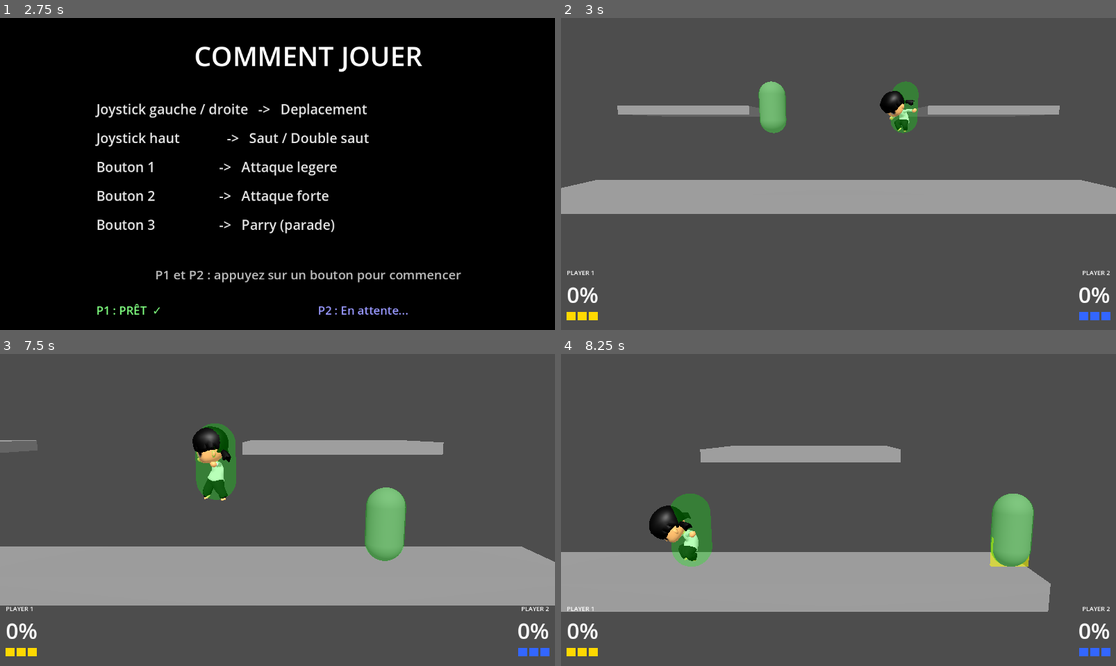
Above: before the commit, frames 1-4 (two rows, left to right).
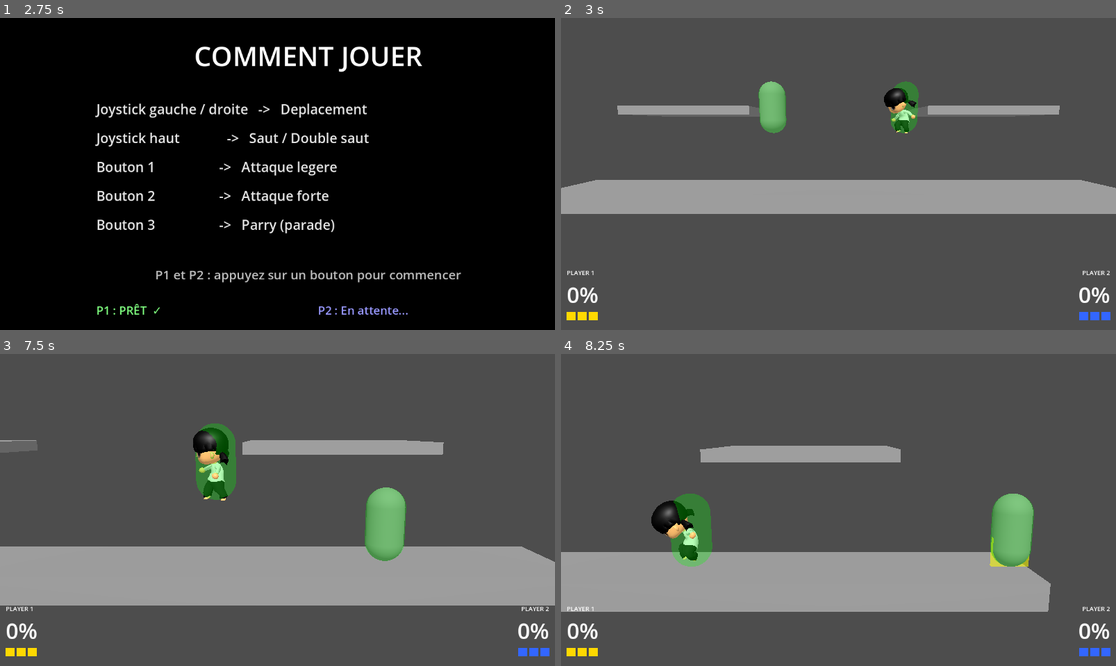
Above: after the commit, the same moments.

Repository: jesuisviko/SmashArcade
Game: Godot game, scene res://scenes/ui/how_to_play.tscn
Same seed, same stepped clock (60 frames per second), same inputs: the game is played once before the commit and once after it. This scene is started directly instead of the project's main scene.
Inputs:
- Up to frame 1 (2.75 s): tap Enter at 0.5, 2 s; hold W (p1_up) 0.53-2.03 s; tap E (p1_attack_light) at 0.6 s; tap Space (p1_parry) at 1.25, 2.1 s; tap R (p1_attack_strong) at 1.35 s; hold A (p1_left) from 2.03 s (still down)
- Up to frame 2 (3 s): keep holding A (p1_left); tap Space (p1_parry) at 2.75 s; tap Keypad 1 (p2_attack_light) at 2.85 s
- Up to frame 3 (7.5 s): release A (p1_left) at 3.53 s; hold S (p1_down) 3.53-4.28 s; tap one key every 0.75 s from 3.6 s: Keypad 2 (p2_attack_strong) Down (p2_down) Left (p2_left) Keypad 0 (p2_parry) Right (p2_right) Up (p2_up); hold D (p1_right) 4.28-5.03 s; hold W (p1_up) 5.03-5.78 s; hold D (p1_right) from 5.78 s (still down)
- Up to frame 4 (8.25 s): release D (p1_right) at 8.03 s; hold S (p1_down) from 8.03 s (still down); tap E (p1_attack_light) at 8.1 s

Frame 1 is identical in both runs. In frame 2, 0.3% of the frame differs, in the area x 57-65%, y 22-37%; in frame 3, 0.3%; in frame 4, 0.5%, in the area x 15-25%, y 46-67%.

Commit message:
QOL : animations
transition plus fluide entre les animations, et retournement forcé quand input inverse. plus de bloquage si on ne se retourne pas assez longtemps

Diff:
--- a/scripts/characters/base_character.gd
+++ b/scripts/characters/base_character.gd
@@ -35,6 +35,8 @@
 var _model_node      : Node3D = null
 
 var _up_was_pressed  : bool  = false
+var _turn_timer            : float = 0.0   # pivot auto en cours — verrouille la direction
+var _turn_target_direction : float = 0.0   # direction cible du pivot (sign)
 var _air_up_used     : bool  = false   # un seul ATTACK_AIR_UP avant de retoucher le sol
 var _air_down_used   : bool  = false   # un seul ATTACK_AIR_DOWN avant de retoucher le sol
 var _attack_timer    : float = 0.0
@@ -208,6 +210,9 @@
 
 	if _soft_drop_timer > 0.0:
 		_soft_drop_timer -= delta
+
+	if _turn_timer > 0.0:
+		_turn_timer -= delta
 
 	# Délai avant activation de la hitbox
 	if _hit_delay_timer > 0.0:
@@ -542,7 +547,20 @@
 		_up_was_pressed = input["up"]
 		return
 
-	var dir          := int(input["right"]) - int(input["left"])
+	var raw_dir := int(input["right"]) - int(input["left"])   # input brut : touche tenue ?
+	var dir     := raw_dir
+
+	# Retournement auto : on demande la direction opposée au facing courant.
+	if _turn_timer <= 0.0 and raw_dir != 0 and sign(raw_dir) != sign(facing_direction):
+		_turn_timer            = 0.2
+		_turn_target_direction = float(sign(raw_dir))
+
+	# Pendant le pivot : facing/rotation visent toujours la cible ; le déplacement
+	# horizontal n'a lieu que si la touche est maintenue (sinon décélération sur place).
+	var turning := _turn_timer > 0.0
+	if turning:
+		dir = int(_turn_target_direction)
+
 	var target_speed := float(dir) * char_speed
 	if _knockback_momentum > 0.0:
 		var resistance  : float = clamp(_knockback_momentum / char_speed, 0.5, 8.0)
@@ -552,13 +570,16 @@
 		_knockback_momentum = lerp(_knockback_momentum, 0.0, decay_rate)
 		if _knockback_momentum < 0.1:
 			_knockback_momentum = 0.0
+	elif turning and raw_dir == 0:
+		# Pivot visuel en cours mais touche relâchée → décélération sur place
+		velocity.x = lerp(velocity.x, 0.0, 0.3)
 	else:
 		var accel := 12.0 if dir != 0 else 20.0
 		var changing_dir := dir != 0 and ((dir > 0 and velocity.x < 0.0) or (dir < 0 and velocity.x > 0.0))
 		velocity.x = lerp(velocity.x, target_speed, accel * (0.8 if changing_dir else 1.0) * delta)
-	if input["right"]:
+	if dir > 0:
 		facing_direction = 1.0
-	elif input["left"]:
+	elif dir < 0:
 		facing_direction = -1.0
 	if _model_node and dir != 0:
 		var target_rot := -PI / 2 if facing_direction == -1.0 else PI / 2
--- a/scripts/characters/char_01.gd
+++ b/scripts/characters/char_01.gd
@@ -170,14 +170,12 @@
 	if target_anim in LOOP_LINEAR_ANIMS and _anim_player.has_animation(target_anim):
 		_anim_player.get_animation(target_anim).loop_mode = Animation.LOOP_LINEAR
 
-	# Mirror swap seamless vs crossfade
+	# Swap mirror/normal : blend court — un seek() annulerait le crossfade
 	if MIRROR_PAIRS.get(_current_anim, "") == target_anim:
-		# Préserve la position de lecture pour une continuité parfaite
-		var pos := _anim_player.current_animation_position
-		_anim_player.play(target_anim)
-		_anim_player.seek(pos, true)
+		_anim_player.play(target_anim, 0.12)
+	elif target_anim == "run":
+		_anim_player.play("run", 0.25, 1.3)
 	else:
-		var speed := 2.5 if target_anim == "run" else 1.0
-		_anim_player.play(target_anim, 0.15, speed)
+		_anim_player.play(target_anim, 0.25)
 
 	_current_anim = target_anim
Binary file added: assets/textures/maps/map_01_bg.png
Not shown, added: assets/textures/maps/map_01_bg.png.import
